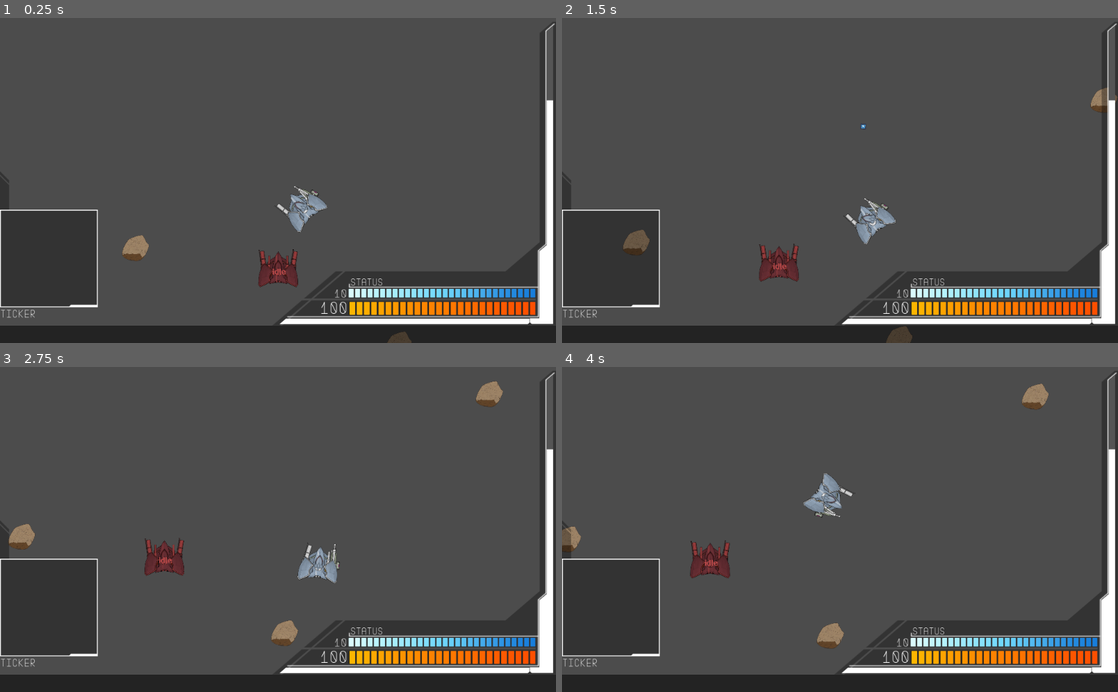
Above: before the commit, frames 1-4 (two rows, left to right).
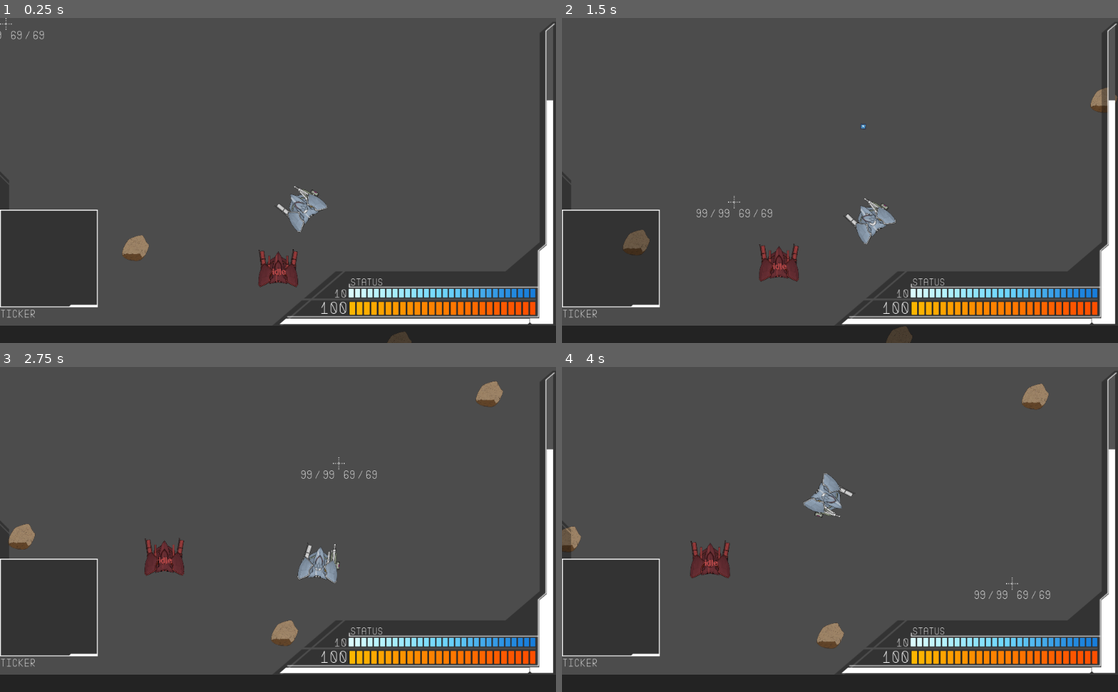
Above: after the commit, the same moments.

Repository: Littlerun-Bastion/Soulless-Steel
Game: Godot game, scene res://game/arena/Arena.tscn
Same seed, same stepped clock (60 frames per second), same inputs: the game is played once before the commit and once after it.
Inputs (mouse positions are in pixels of both pictures, inside the frame that each line leads up to):
- Up to frame 1 (0.25 s): no input
- Up to frame 2 (1.5 s): move the mouse to (962, 164) at 0.52 s; hold D (right) 0.53-1.28 s; hold F (honk) 0.53-1.28 s; move the mouse to (728, 196) at 1.27 s; hold S (down) from 1.28 s (still down); click (728, 196) at 1.35 s
- Up to frame 3 (2.75 s): move the mouse to (333, 458) at 2.02 s; release S (down) at 2.03 s; hold D (right) from 2.03 s (still down); hold Right mouse button (right_arm_weapon_shoot) from 2.03 s (still down)
- Up to frame 4 (4 s): move the mouse to (812, 594) at 2.77 s; release D (right) at 2.78 s; release Right mouse button (right_arm_weapon_shoot) at 2.78 s; hold W (up) 2.78-3.53 s; tap Ctrl (strafe) at 2.85 s; move the mouse to (1006, 578) at 3.52 s; hold A (left) from 3.53 s (still down); hold F (honk) from 3.53 s (still down)

The runs differ from the first frame. In frame 1, less than 0.1% of the frame differs, in the area x 0-8%, y 0-7%; in frame 2, 0.1%; in frame 3, 0.1%; in frame 4, 0.1%, in the area x 74-88%, y 64-72%.

Commit message:
Player cursor + adding some images

Diff:
--- /dev/null
+++ b/project/assets/fonts/CursorFont.tres
@@ -0,0 +1,9 @@
+[gd_resource type="DynamicFont" load_steps=2 format=2]
+
+[ext_resource path="res://assets/fonts/Zector/Zector.ttf" type="DynamicFontData" id=1]
+
+[resource]
+size = 22
+use_mipmaps = true
+use_filter = true
+font_data = ExtResource( 1 )
--- /dev/null
+++ b/project/game/ui/MechaCursorCrosshair.gd
@@ -0,0 +1,44 @@
+extends Control
+
+const OFFSET = Vector2(10,10)
+
+onready var LeftWeapon = $LeftWeapon
+onready var RightWeapon = $RightWeapon
+
+
+func _ready():
+	 Input.set_mouse_mode(Input.MOUSE_MODE_HIDDEN)
+
+
+func _process(_delta):
+	rect_position = lerp(rect_position, get_global_mouse_position() + OFFSET, .80)
+
+
+func get_side_node(side):
+	if side == "left":
+		return LeftWeapon
+	elif side == "right":
+		return RightWeapon
+	else:
+		push_error("Not a valid side: " + str(side))
+		return null
+
+
+func set_max_ammo(side, max_ammo):
+	var node = get_side_node(side)
+
+	if max_ammo is bool and not max_ammo:
+		node.visible = false
+	elif max_ammo is int:
+		node.visible = true
+		node.get_node("CurAmmo").text = str(max_ammo)
+		node.get_node("MaxAmmo").text = str(max_ammo)
+	else:
+		push_error("Not a valid max_ammo value: " + str(max_ammo))
+
+
+func set_ammo(side, ammo):
+	var node = get_side_node(side)
+
+	if node.visible:
+		node.get_node("CurAmmo").text = str(ammo)
--- /dev/null
+++ b/project/game/ui/MechaCursorCrosshair.tscn
@@ -0,0 +1,85 @@
+[gd_scene load_steps=4 format=2]
+
+[ext_resource path="res://game/ui/MechaCursorCrosshair.gd" type="Script" id=1]
+[ext_resource path="res://assets/fonts/CursorFont.tres" type="DynamicFont" id=2]
+[ext_resource path="res://assets/images/ui/player_ui/cursor_crosshair.png" type="Texture" id=3]
+
+[node name="MechaCursorCrosshair" type="Control"]
+anchor_right = 1.0
+anchor_bottom = 1.0
+margin_right = -1024.0
+margin_bottom = -600.0
+script = ExtResource( 1 )
+__meta__ = {
+"_edit_use_anchors_": false
+}
+
+[node name="TextureRect" type="TextureRect" parent="."]
+margin_left = -10.5946
+margin_top = -11.1244
+margin_right = 11.4054
+margin_bottom = 10.8756
+texture = ExtResource( 3 )
+__meta__ = {
+"_edit_use_anchors_": false
+}
+
+[node name="LeftWeapon" type="HBoxContainer" parent="."]
+margin_left = -70.603
+margin_top = 10.0
+margin_right = -7.603
+margin_bottom = 33.0
+alignment = 1
+__meta__ = {
+"_edit_use_anchors_": false
+}
+
+[node name="CurAmmo" type="Label" parent="LeftWeapon"]
+margin_right = 22.0
+margin_bottom = 23.0
+custom_fonts/font = ExtResource( 2 )
+text = "00"
+
+[node name="Separator" type="Label" parent="LeftWeapon"]
+margin_left = 26.0
+margin_right = 37.0
+margin_bottom = 23.0
+custom_fonts/font = ExtResource( 2 )
+text = "/"
+
+[node name="MaxAmmo" type="Label" parent="LeftWeapon"]
+margin_left = 41.0
+margin_right = 63.0
+margin_bottom = 23.0
+custom_fonts/font = ExtResource( 2 )
+text = "00"
+
+[node name="RightWeapon" type="HBoxContainer" parent="."]
+margin_left = 8.0
+margin_top = 10.0
+margin_right = 71.0
+margin_bottom = 33.0
+alignment = 1
+__meta__ = {
+"_edit_use_anchors_": false
+}
+
+[node name="CurAmmo" type="Label" parent="RightWeapon"]
+margin_right = 22.0
+margin_bottom = 23.0
+custom_fonts/font = ExtResource( 2 )
+text = "00"
+
+[node name="Separator" type="Label" parent="RightWeapon"]
+margin_left = 26.0
+margin_right = 37.0
+margin_bottom = 23.0
+custom_fonts/font = ExtResource( 2 )
+text = "/"
+
+[node name="MaxAmmo" type="Label" parent="RightWeapon"]
+margin_left = 41.0
+margin_right = 63.0
+margin_bottom = 23.0
+custom_fonts/font = ExtResource( 2 )
+text = "00"
--- a/project/game/ui/PlayerHUD.gd
+++ b/project/game/ui/PlayerHUD.gd
@@ -3,6 +3,7 @@
 onready var LifeBar = $LifeBar
 onready var ShieldBar = $ShieldBar
 onready var EnergyBar = $EnergyBar
+onready var Cursor = $MechaCursorCrosshair
 
 var player
 
@@ -13,6 +14,7 @@
 	setup_lifebar()
 	setup_shieldbar()
 	setup_energybar()
+	setup_cursor()
 
 
 func setup_lifebar():
@@ -28,6 +30,11 @@
 func setup_energybar():
 	EnergyBar.max_value = player.max_energy
 	EnergyBar.value = player.energy
+
+
+func setup_cursor():
+	Cursor.set_max_ammo("left", 99)
+	Cursor.set_max_ammo("right", 69)
 
 
 func update_lifebar(value):
--- a/project/game/ui/PlayerHUD.tscn
+++ b/project/game/ui/PlayerHUD.tscn
@@ -12,6 +12,7 @@
 [ext_resource path="res://assets/images/ui/player_ui/left_frame.png" type="Texture" id=10]
 [ext_resource path="res://game/ui/Ticker.tscn" type="PackedScene" id=11]
 [ext_resource path="res://assets/images/ui/player_ui/map_outline.png" type="Texture" id=12]
+[ext_resource path="res://game/ui/MechaCursorCrosshair.tscn" type="PackedScene" id=13]
 
 [sub_resource type="StyleBoxTexture" id=1]
 texture = ExtResource( 3 )
@@ -191,5 +192,7 @@
 
 [node name="Ticker" parent="." instance=ExtResource( 11 )]
 
+[node name="MechaCursorCrosshair" parent="." instance=ExtResource( 13 )]
+
 [connection signal="value_changed" from="LifeBar" to="." method="_on_LifeBar_value_changed"]
 [connection signal="value_changed" from="ShieldBar" to="." method="_on_ShieldBar_value_changed"]
Binary file added: project/assets/images/ui/player_ui/cursor_crosshair.png
Not shown, added: project/assets/images/ui/player_ui/cursor_crosshair.png.import
Binary file added: project/assets/images/ui/player_ui/lock_indicator.png
Not shown, added: project/assets/images/ui/player_ui/lock_indicator.png.import
Binary file added: project/assets/images/ui/player_ui/player_directional_circle.png
Not shown, added: project/assets/images/ui/player_ui/player_directional_circle.png.import
Binary file added: project/assets/images/ui/player_ui/player_directional_pointer_far.png
Not shown, added: project/assets/images/ui/player_ui/player_directional_pointer_far.png.import
Binary file added: project/assets/images/ui/player_ui/player_directional_pointer_mid.png
Not shown, added: project/assets/images/ui/player_ui/player_directional_pointer_mid.png.import
Binary file added: project/assets/images/ui/player_ui/player_directional_pointer_near.png
Not shown, added: project/assets/images/ui/player_ui/player_directional_pointer_near.png.import
(and 1 more such lines)
